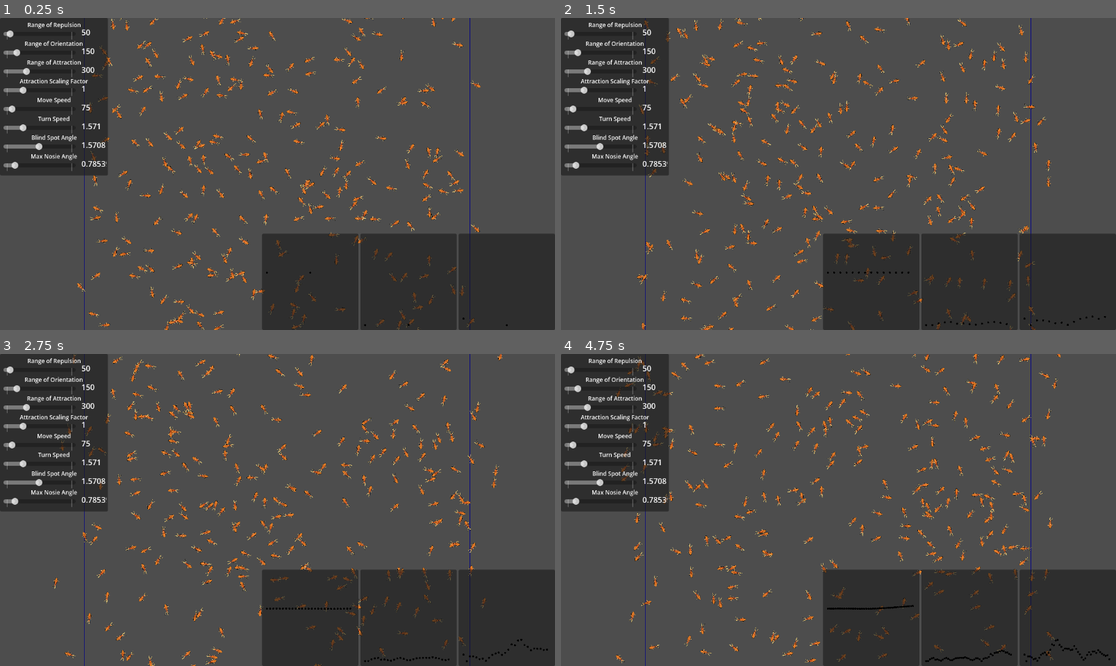
Above: before the commit, frames 1-4 (two rows, left to right).
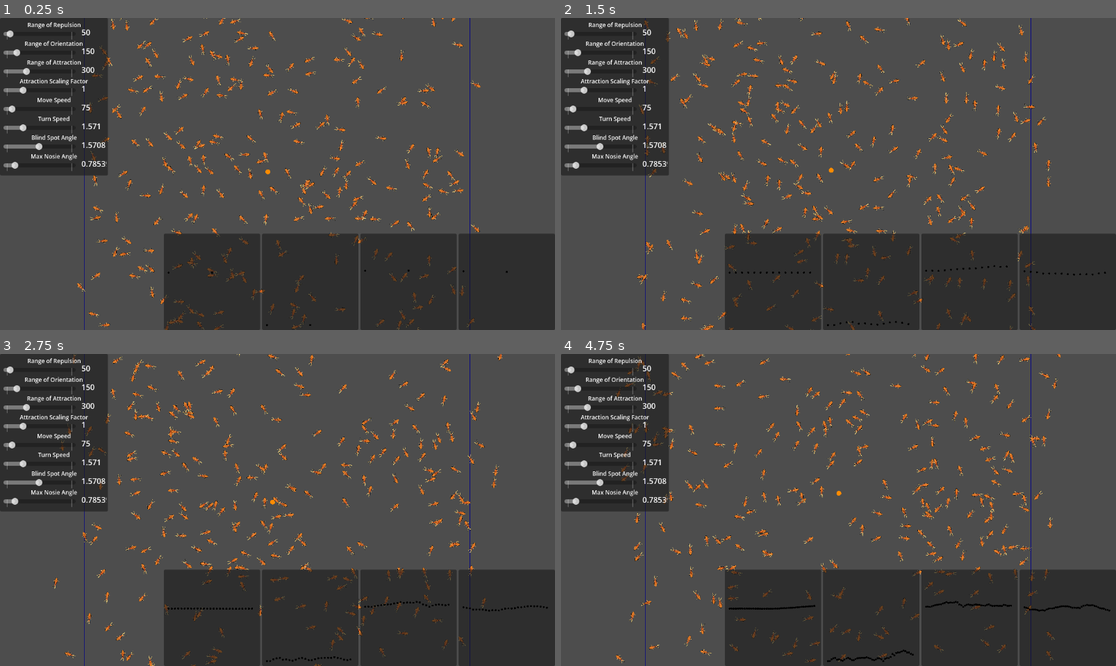
Above: after the commit, the same moments.

Repository: AdithaD/FishSchools
Game: Godot game, scene res://Simulation.tscn
Two runs of this game, one before a commit and one after it. Both use one fixed random seed, a clock stepped at 60 frames per second and the inputs below.
Inputs:
- Up to frame 1 (0.25 s): no input
- Up to frame 2 (1.5 s): no input
- Up to frame 3 (2.75 s): no input
- Up to frame 4 (4.75 s): no input

The runs differ from the first frame. In frame 1, 5.3% of the frame differs, in the area x 29-92%, y 48-100%; in frame 2, 5.4%; in frame 3, 5.6%; in frame 4, 5.8%, in the area x 29-99%, y 43-100%.

Commit message:
added swirling metric

Diff:
--- a/Scripts/ControlGUI.gd
+++ b/Scripts/ControlGUI.gd
@@ -59,4 +59,5 @@
 	$Metrics/PanelContainer/COMMetricChart.add_value(simulation.calculate_avg_dist_to_com_metric())
 	$Metrics/PanelContainer2/VecDivergeChart.add_value(simulation.calculate_vector_divergence_metric())
 	$Metrics/PanelContainer3/LocalVecDivergeChart.add_value(simulation.calculate_local_vector_divergence_metric())
+	$Metrics/PanelContainer4/SwirlingChart.add_value(simulation.calculate_swirling_metric())
 	pass # Replace with function body.
--- a/Scripts/FishSimulation.gd
+++ b/Scripts/FishSimulation.gd
@@ -90,7 +90,7 @@
 
 func calculate_local_vector_divergence_metric() -> float:
 	var sample_size = round(amount_of_fish * 0.1)
-	var neighbour_sample_size = ceil(amount_of_fish * 0.01)
+	var neighbour_sample_size = ceil(amount_of_fish * 0.1)
 
 	var total_count = 0
 	var avg_dot = 0
@@ -106,13 +106,27 @@
 				break
 
 		for direction in neighbours_directions:
-			avg_dot += i.direction.dot(direction)
+			avg_dot += abs(i.direction.dot(direction))
 
 		total_count += len(neighbours_directions)
 
 	return abs(avg_dot) / total_count
 
+func calculate_swirling_metric() -> float:
+	var com : Vector2 = Vector2(0,0)
 
+	for i in agents:
+		com += i.position
+
+	com /= len(agents)
+
+	var avg_dot = 0.0
+
+	for i in agents:
+		avg_dot += abs(i.direction.dot((i.position - com).normalized()))
+
+	print( abs(avg_dot / len(agents)))
+	return abs(avg_dot / len(agents))
 # Called every frame. 'delta' is the elapsed time since the previous frame.
 func _process(delta):
 
@@ -134,6 +148,16 @@
 	if should_apply_bounds:
 		draw_rect(bounds, Color.DARK_BLUE, false)
 
+	var com : Vector2 = Vector2(0,0)
+
+	for i in agents:
+		com += i.position
+
+	com /= len(agents)
+
+	draw_circle(com, 5, Color.DARK_ORANGE)
+
+
 
 func _on_timer_timeout():
 	if current_step < number_of_steps:
@@ -141,6 +165,7 @@
 			i.step(discrete_time_step)
 
 		emit_signal("end_step")
+		queue_redraw()
 		current_step += 1
 
 		# print("AVG DIST TO COM: {0}, AVG DOT FROM AVG DIR: {1}".format([calculate_avg_dist_to_com_metric(),calculate_vector_divergence_metric()]))
--- a/Simulation.tscn
+++ b/Simulation.tscn
@@ -106,6 +106,26 @@
 script = ExtResource("5_xk5dx")
 max_y_value = 1
 
+[node name="PanelContainer4" type="PanelContainer" parent="ControlGUI/Metrics"]
+custom_minimum_size = Vector2i(200, 200)
+layout_mode = 2
+offset_left = 612.0
+offset_right = 812.0
+offset_bottom = 200.0
+
+[node name="SwirlingChart" type="Control" parent="ControlGUI/Metrics/PanelContainer4"]
+custom_minimum_size = Vector2i(180, 180)
+layout_mode = 2
+anchors_preset = 0
+offset_left = 10.0
+offset_top = 10.0
+offset_right = 190.0
+offset_bottom = 190.0
+size_flags_horizontal = 4
+size_flags_vertical = 4
+script = ExtResource("5_xk5dx")
+max_y_value = 1
+
 [node name="SidePanel" type="Control" parent="ControlGUI"]
 layout_mode = 1
 anchors_preset = 0
